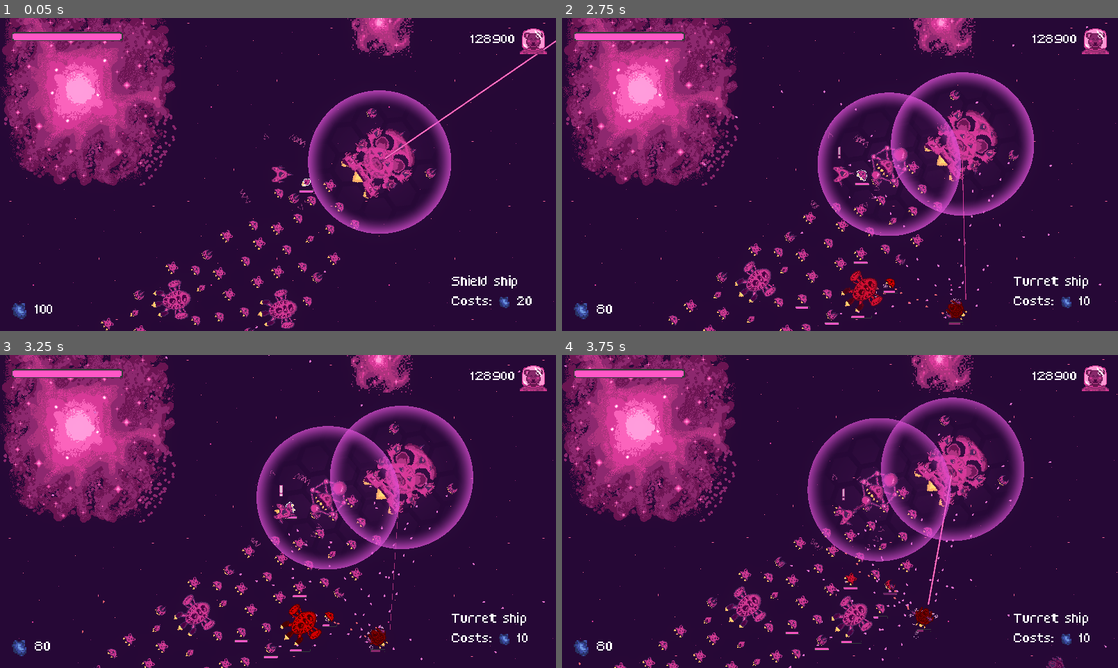
Above: before the commit, frames 1-4 (two rows, left to right).
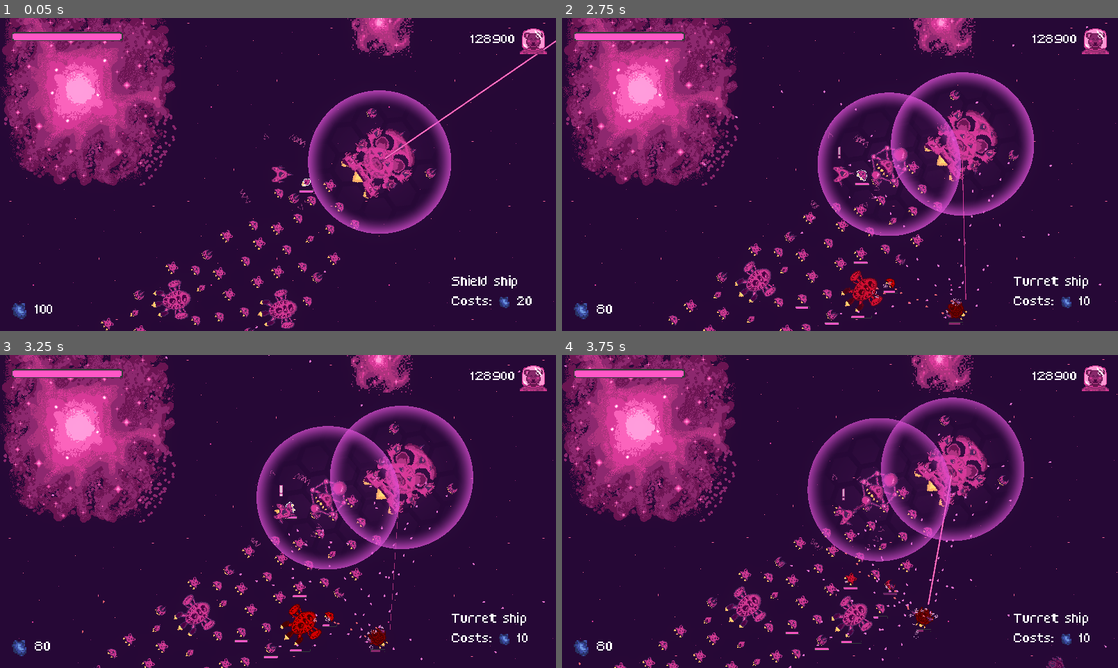
Above: after the commit, the same moments.

Repository: bear-minimum-studio/space-bear
Game: Godot game, scene res://Game.tscn
Same seed, same stepped clock (60 frames per second), same inputs: the game is played once before the commit and once after it.
Inputs:
- Up to frame 1 (0.05 s): no input
- Up to frame 2 (2.75 s): tap Enter (upgrade) at 0.5 s; hold Right (turn_right) 0.53-1.28 s; hold X (cycle_selection) 0.53-1.28 s; hold Ctrl (brake) 1.28-2.03 s; tap Down (decelerate) at 1.35 s; hold Right (turn_right) from 2.03 s (still down); hold Space (fire) from 2.03 s (still down)
- Up to frame 3 (3.25 s): release Right (turn_right) at 2.78 s; release Space (fire) at 2.78 s; hold Up (accelerate) from 2.78 s (still down); tap C (follow_me) at 2.85 s
- Up to frame 4 (3.75 s): release Up (accelerate) at 3.53 s; hold Left (turn_left) from 3.53 s (still down); hold G (grappling_hook) from 3.53 s (still down)

Frame 1 is identical in both runs. In frame 2, less than 0.1% of the frame differs, in the area x 45-77%, y 38-95%; in frame 3, less than 0.1%, in the area x 53-77%, y 33-93%; in frame 4, less than 0.1%.

Commit message:
fix: add bullets in proper scene

Diff:
--- a/weapons/bullet/Bullet.gd
+++ b/weapons/bullet/Bullet.gd
@@ -12,7 +12,7 @@
 	global_position = global_shooter_position
 	global_rotation = global_shooter_rotation
 	set_initial_velocity(shooter_velocity, shooter_direction, bullet_speed)
-	WorldReference.add_child(self)
+	WorldReference.current_world.add_child(self)
 
 func _ready():
 	$SFX.play()
